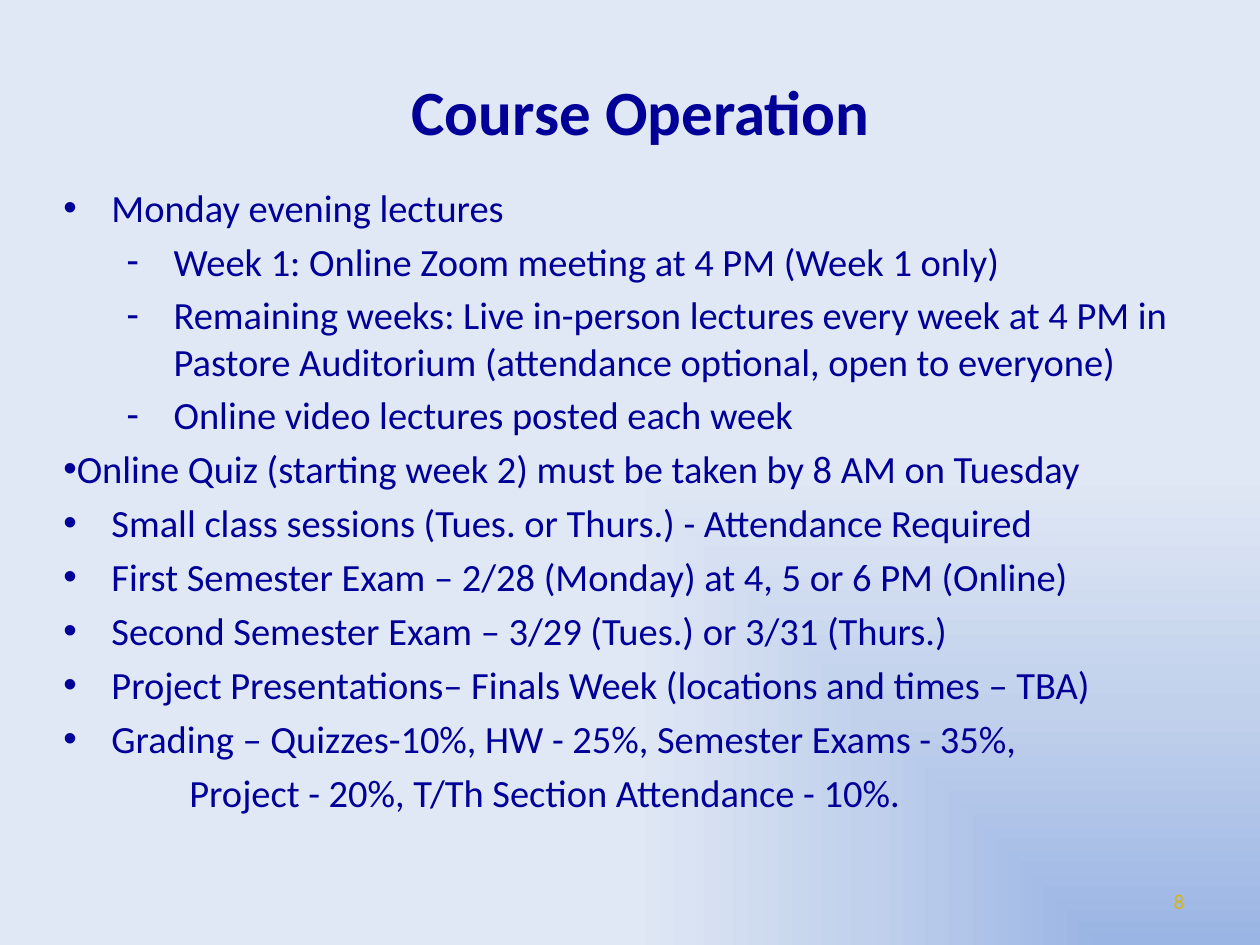
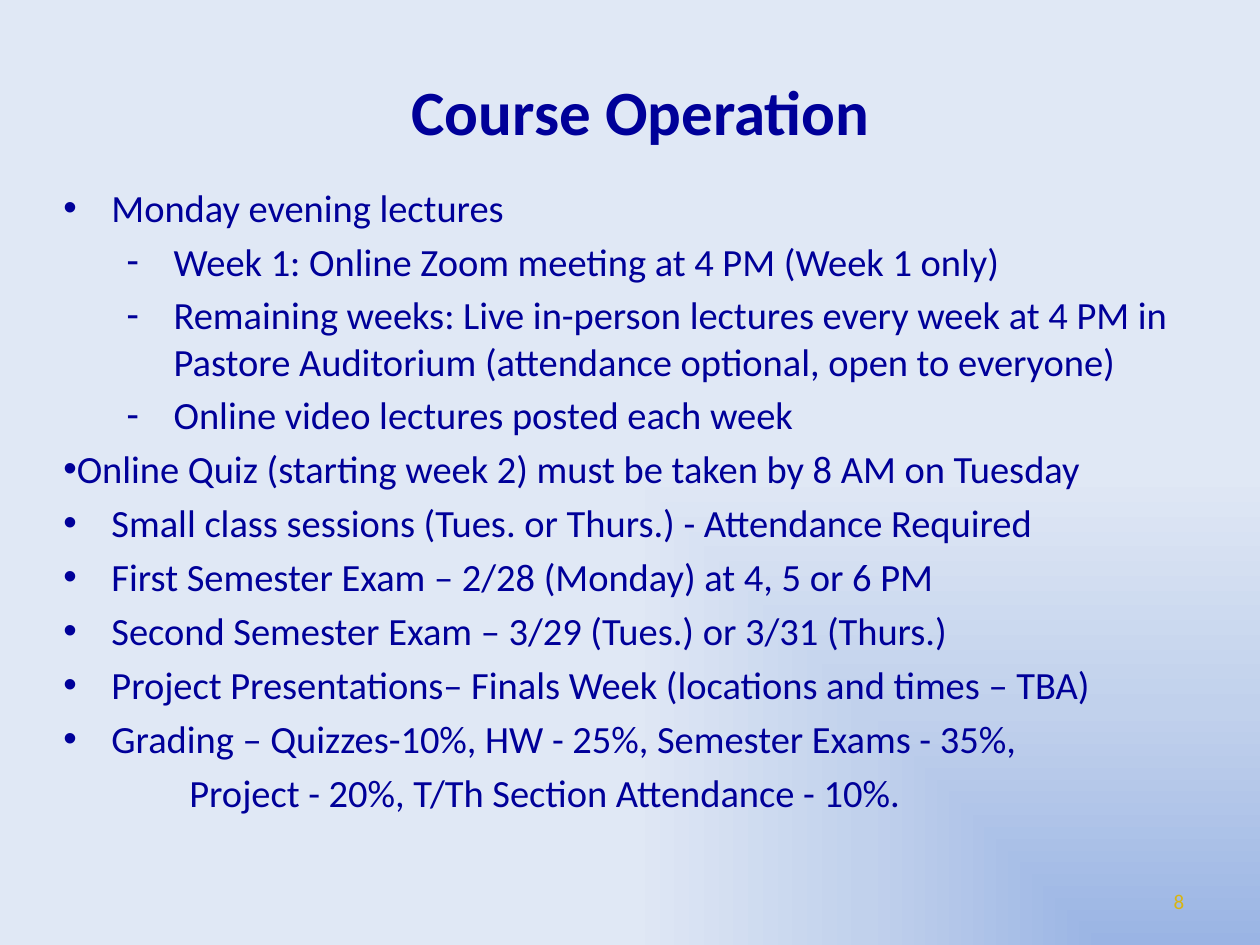
Before and after one commit to dgtaggart/egr106_s22, a slide deck: slide 8 of Lecture_1A_2022.pptx. Drawn at 1260x945 pixels with LibreOffice and Linux fonts; fonts in the diff are those of the drawing; background and template pictures are left out. Boxes give left, top, right and bottom in pixels: in the first picture for what was removed or moved away, otherwise in the second. Text is boxed around its words. In the diff, an @@ line names an element or a change of style, - is before the commit and + after.

```diff
--- a/Lecture_1A_2022.pptx
+++ b/Lecture_1A_2022.pptx
@@ text at [111,563,933,598]: text changed @@
-• First Semester Exam – 2/28 (Monday) at 4, 5 or 6 PM (Online)
+• First Semester Exam – 2/28 (Monday) at 4, 5 or 6 PM
```
Also in this commit, not shown: 1 other file.
